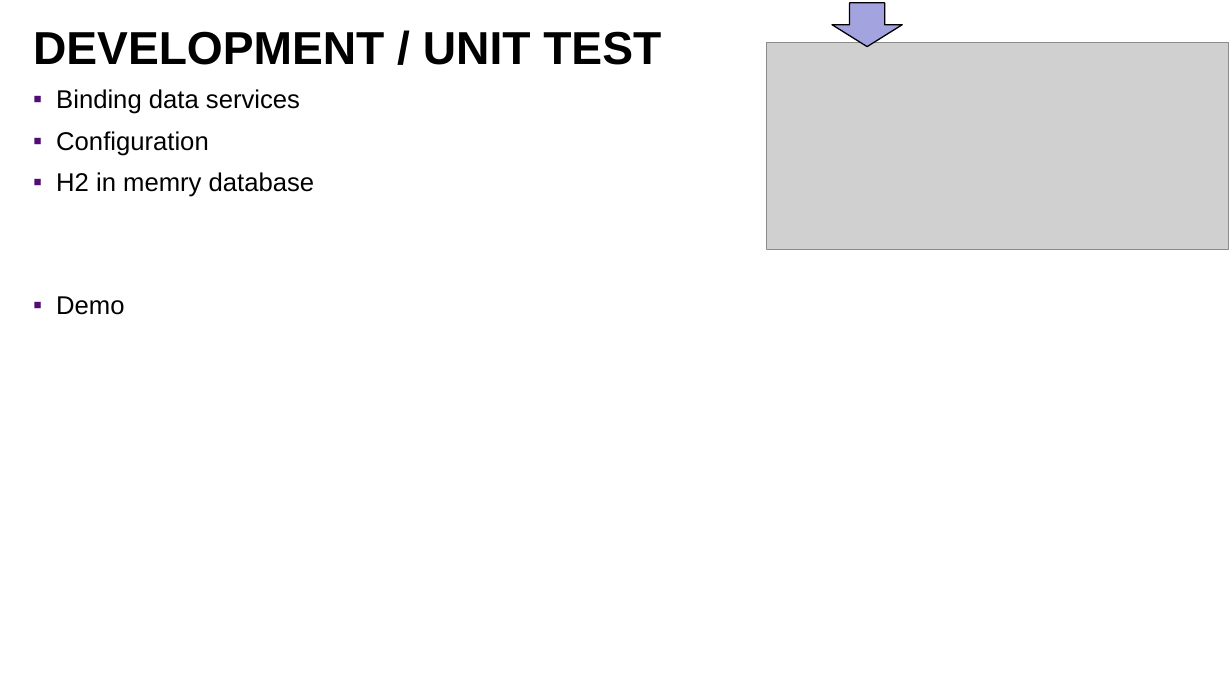
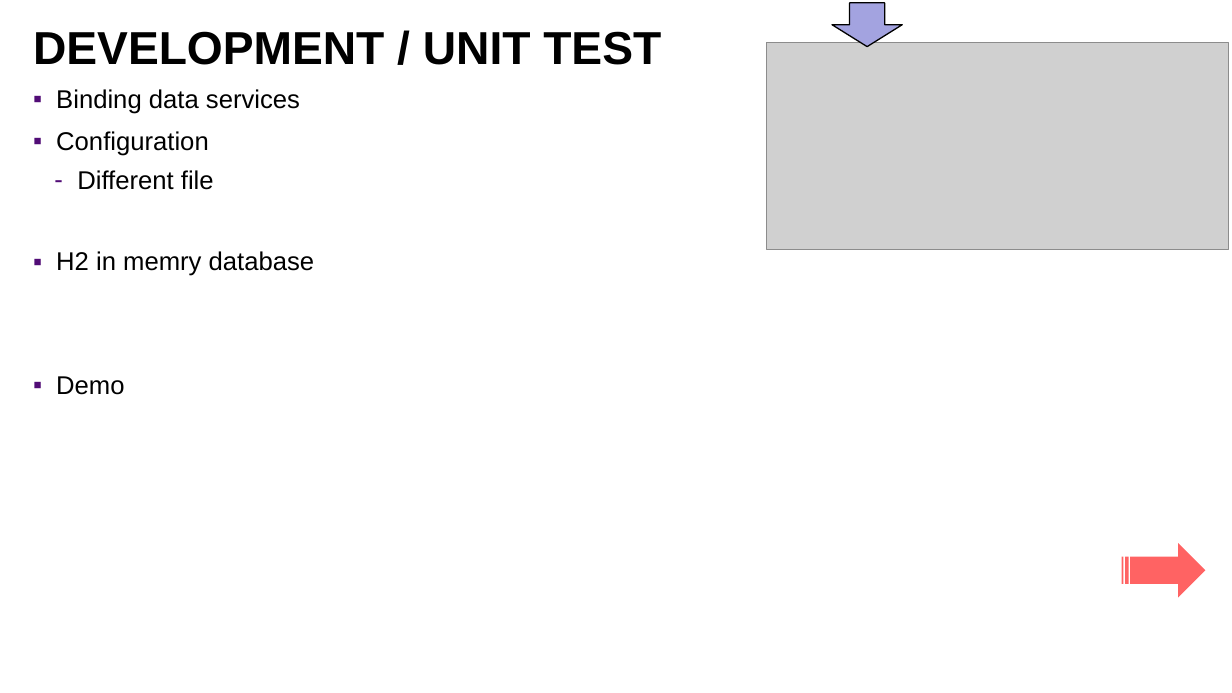
Before and after one commit to lbennardis/microS_code2016_DOCS, a slide deck: slide 20 of luigiBennardisMicroservices.pptx (slide 19 before the commit). Drawn at 1232x693 pixels with LibreOffice and Linux fonts; fonts in the diff are those of the drawing; grey boxes stand for pictures; background and template pictures are left out. Boxes give left, top, right and bottom in pixels: in the first picture for what was removed or moved away, otherwise in the second. Text is boxed around its words. In the diff, an @@ line names an element or a change of style, - is before the commit and + after.

```diff
--- a/luigiBennardisMicroservices.pptx
+++ b/luigiBennardisMicroservices.pptx
@@ text at box(77, 170, 214, 190): paragraph added @@
+  – Different file
@@ striped right arrow added at box(1122, 543, 1205, 598), fill #FF0000 at 61% opacity @@
```
Also in this commit, not shown: 14 other slides changed, 5 slides added, 1 slide removed.
